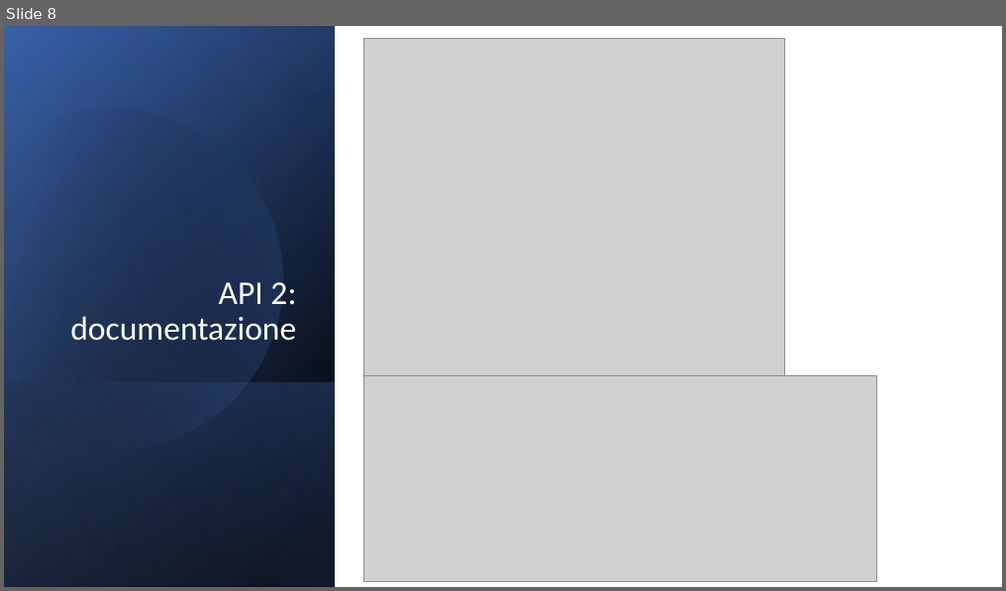
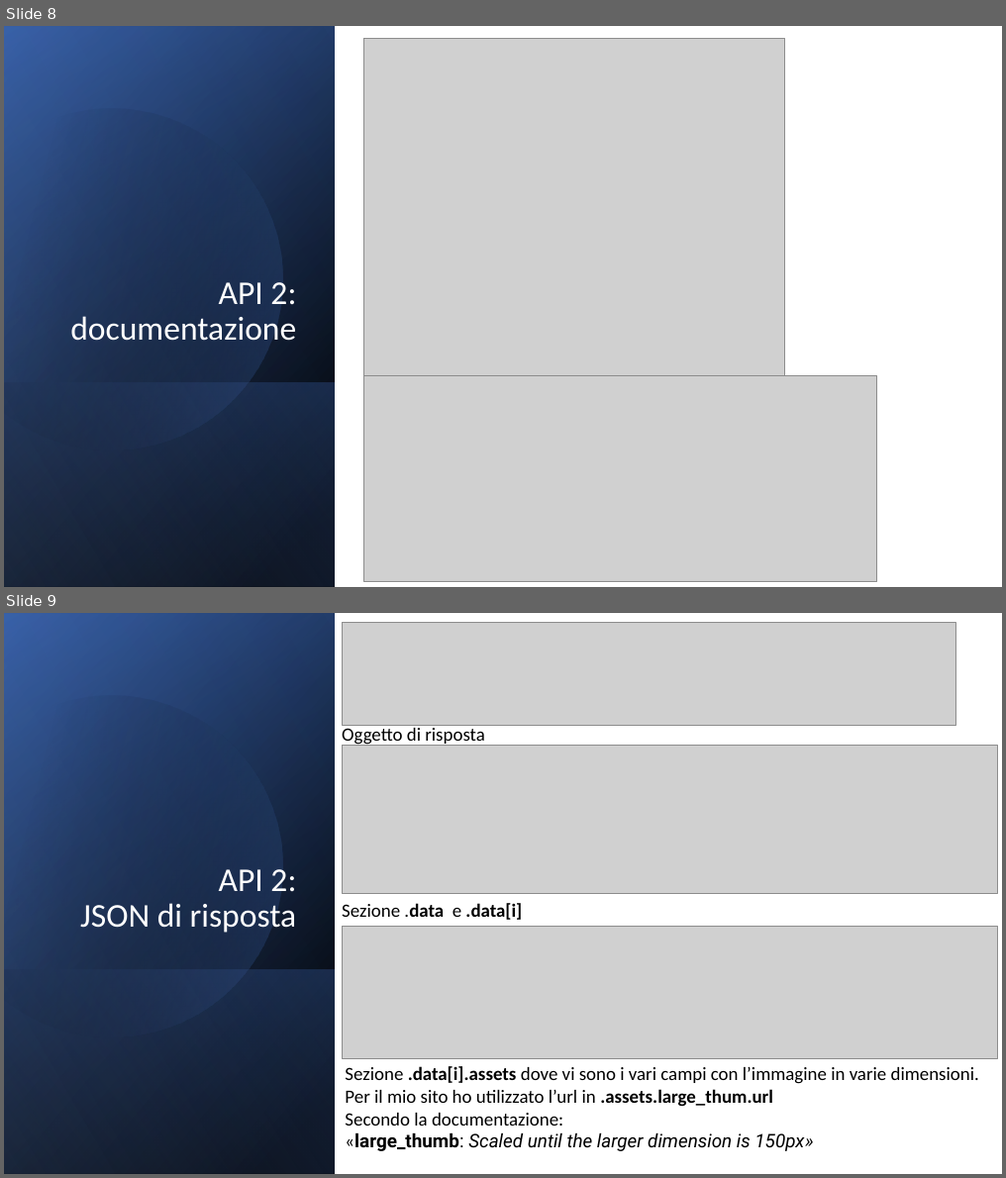
Before and after one commit to FraMarotta/mhw3, a slide deck: mhw3.pptx. Shown one above the other, each under a label of ours: slide 8 before the commit, slides 8 and 9 after it. The pictures are 1006x591 and 1006x1178 pixels, drawn with LibreOffice and Linux fonts; fonts in the diff are those of the drawing; grey boxes stand for pictures. Boxes give left, top, right and bottom in pixels: in the first picture for what was removed or moved away, otherwise in the second. Text is boxed around its words. In the diff, an @@ line names an element or a change of style, - is before the commit and + after.

Commit message:
updating ppt

```diff
--- a/mhw3.pptx
+++ b/mhw3.pptx
@@ slide 9 added at box(4, 613, 1002, 1174), background #FFFFFF @@
@@ rectangle added at box(4, 613, 1002, 1174), fill #FFFFFF @@
@@ rectangle added at box(4, 613, 335, 1174), fill gradient #000000 to #2F5597 @@
@@ rectangle added at box(4, 614, 335, 1174), fill gradient #000000 to #4472C4 @@
@@ rectangle added at box(4, 613, 335, 1173), fill gradient #000000 to #8FAADC @@
@@ picture added at box(343, 622, 955, 725) @@
@@ freeform shape added at box(4, 655, 324, 1072), fill gradient #000000 to #4472C4 @@
@@ text added at box(342, 728, 485, 747), 18 pt, text #000000 @@
+Oggetto di risposta
@@ picture added at box(343, 745, 997, 894) @@
@@ title added at box(80, 869, 297, 933), 32 pt, text #FFFFFF @@
+API 2:
+JSON di risposta
@@ text added at box(342, 903, 522, 920), 18 pt, text #000000, bold @@
+Sezione .data e .data[i]
@@ picture added at box(343, 927, 997, 1059) @@
@@ rectangle added at box(4, 969, 335, 1174), fill gradient #4472C4 to #000000 @@
@@ text added at box(345, 1066, 979, 1152), 18 pt, text #000000 @@
+Sezione .data[i].assets dove vi sono i vari campi con l’immagine in varie dimensioni.
+Per il mio sito ho utilizzato l’url in .assets.large_thum.url
+Secondo la documentazione:
+«large_thumb: Scaled until the larger dimension is 150px»
```
Also in this commit, not shown: 2 slides changed, 1 other slide added.
